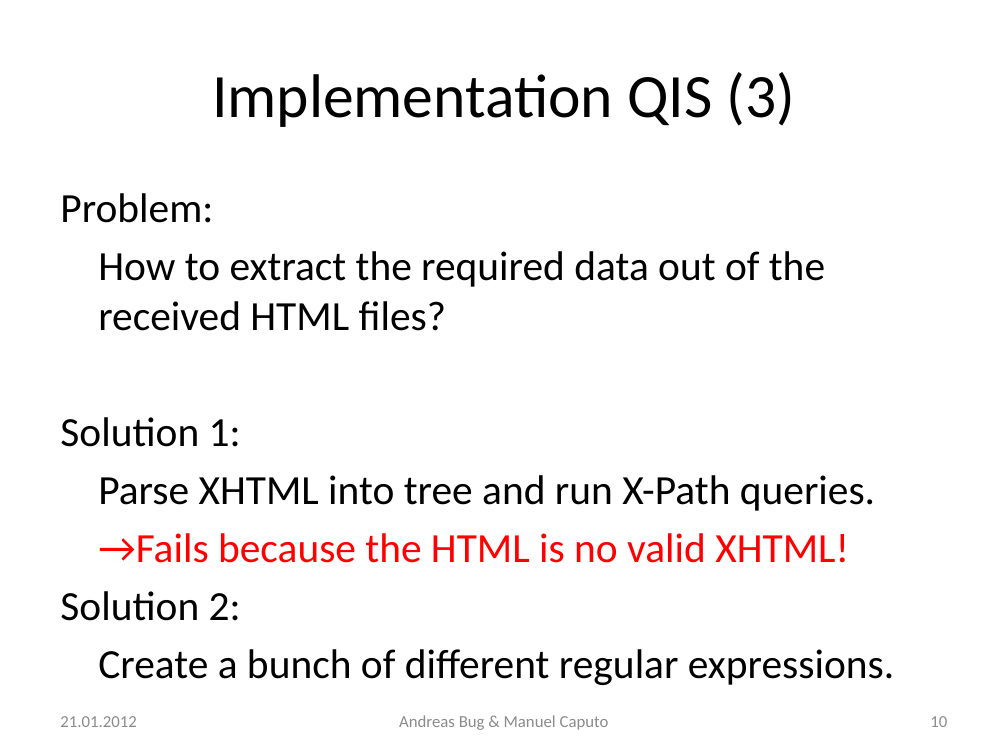
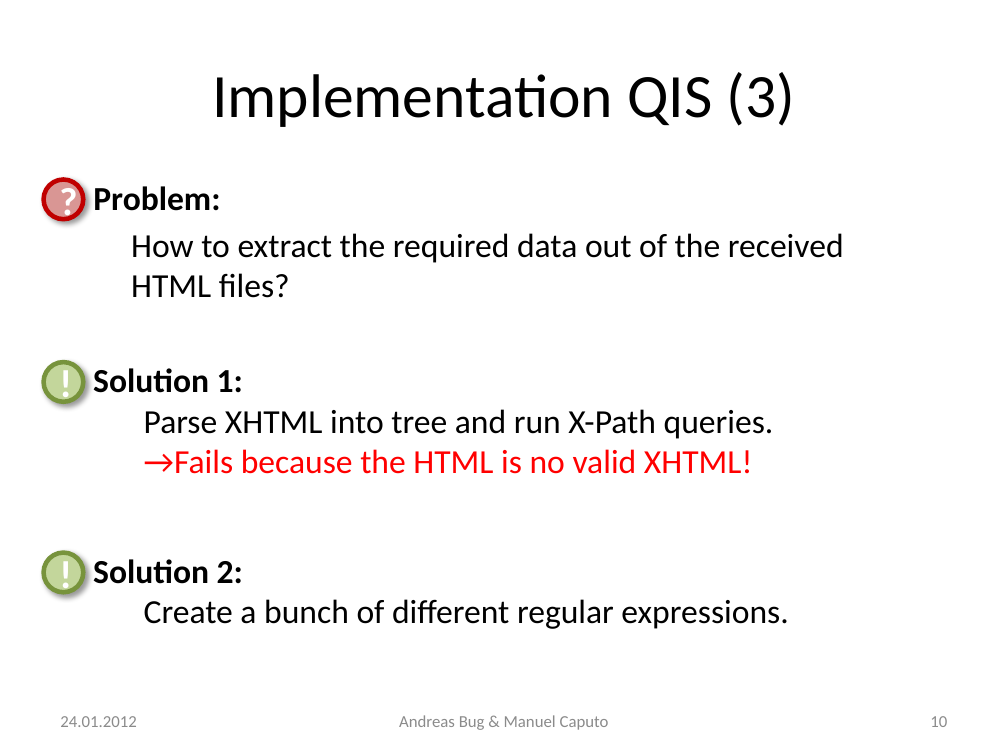
Before and after one commit to n0rf/htwg-grade-app, a slide deck: slide 10 of docs/notenapp-praesi.pptx. Drawn at 1008x756 pixels with LibreOffice and Linux fonts; fonts in the diff are those of the drawing. Boxes give left, top, right and bottom in pixels: in the first picture for what was removed or moved away, otherwise in the second. Text is boxed around its words. In the diff, an @@ line names an element or a change of style, - is before the commit and + after.

```diff
--- a/docs/notenapp-praesi.pptx
+++ b/docs/notenapp-praesi.pptx
@@ ellipse added at (43,179,83,219), fill #D99694, outline #C00000 3.25 pt, 28 pt, text #FFFFFF, bold @@
+?
@@ text "Problem:": place and size @@
-text "Problem:" at (60,193,894,685)
+text "Problem:" at (93,186,844,298)
@@ text "Problem:" at (93,186,844,298): size 29.6 to 24 pt; bold on in "Problem:"; less space between paragraphs @@
@@ ellipse added at (43,362,83,401), fill #C3D69B, outline #77933C 3.25 pt, 28 pt, text #FFFFFF, bold @@
+!
@@ text added at (93,368,774,474), 24 pt, text #000000 @@
+Solution 1:
+  Parse XHTML into tree and run X-Path queries.
+  →Fails because the HTML is no valid XHTML!
@@ text at (60,417,894,685): paragraphs removed @@
-Solution 1:
-Parse XHTML into tree and run X-Path queries.
-→Fails because the HTML is no valid XHTML!
-Solution 2:
-Create a bunch of different regular expressions.
@@ ellipse added at (43,552,83,592), fill #C3D69B, outline #77933C 3.25 pt, 28 pt, text #FFFFFF, bold @@
+!
@@ text added at (93,559,788,629), 24 pt, text #000000 @@
+Solution 2:
+  Create a bunch of different regular expressions.
@@ text at (60,716,136,727): text changed @@
-21.01.2012
+24.01.2012
```
Also in this commit, not shown: 13 other slides changed.
